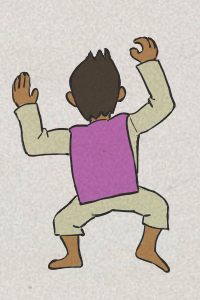
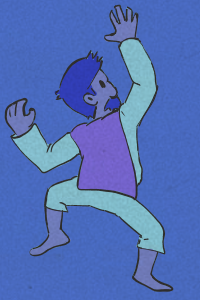
Before/after of a w=200, h=300 layered artwork. What changed in the layer stack:
showed "ink_08" over [4, 4, 174, 292]
added layer "colorize" (hard light) above "col_08" over [0, 0, 200, 300]
showed "col_08" over [5, 5, 174, 292]
showed "polis copy #7" over [5, 5, 175, 293]
hid "ink_02" over [12, 36, 176, 273]
hid "col_02" over [12, 37, 174, 272]
hid "polis copy #1" over [5, 0, 200, 274]
